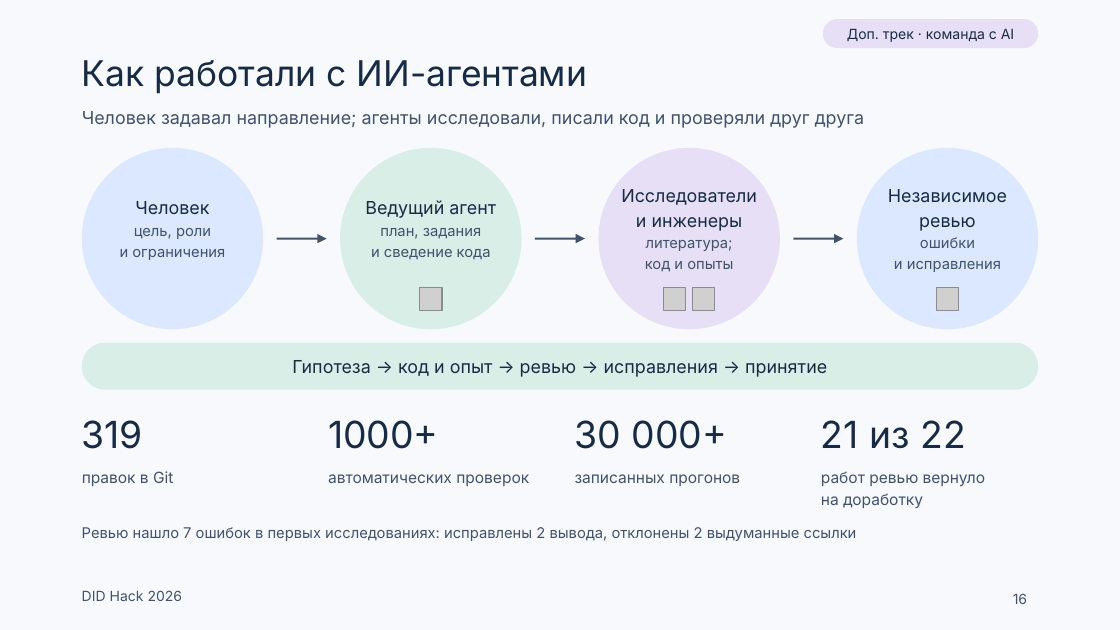
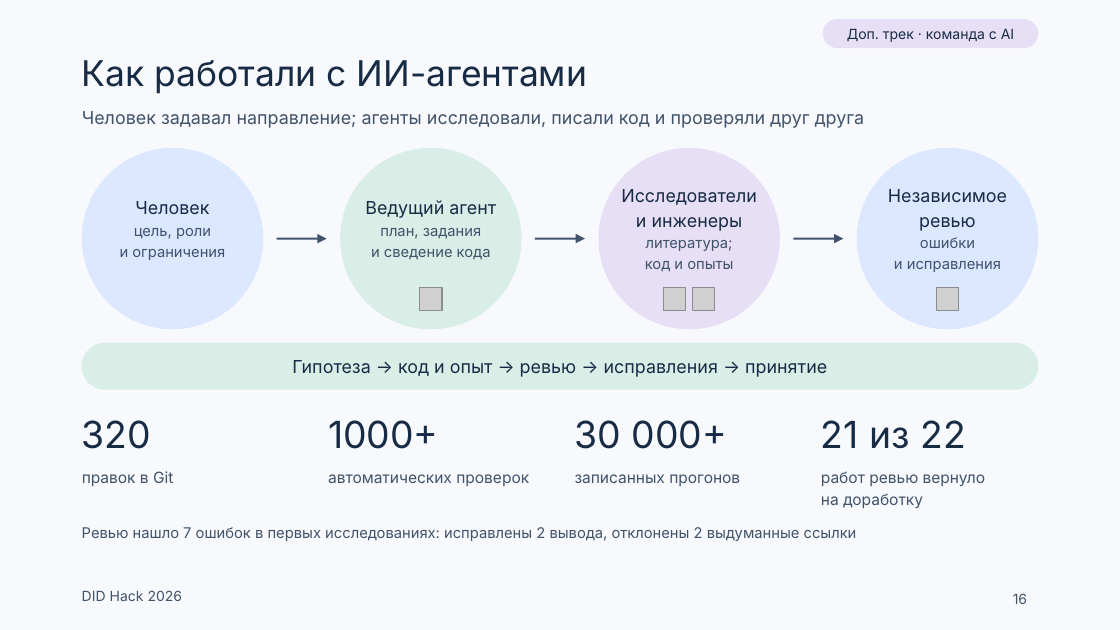
Before and after one commit to Mput13/did-hack, a slide deck: slide 16 of presentation/team/DID_final.pptx. Drawn at 1120x630 pixels with LibreOffice and Linux fonts; fonts in the diff are those of the drawing; grey boxes stand for pictures. Boxes give left, top, right and bottom in pixels: in the first picture for what was removed or moved away, otherwise in the second. Text is boxed around its words. In the diff, an @@ line names an element or a change of style, - is before the commit and + after.

```diff
--- a/presentation/team/DID_final.pptx
+++ b/presentation/team/DID_final.pptx
@@ text at bbox=[82, 420, 151, 449]: text changed @@
-319
+320
```
Also in this commit, not shown: 1 other slide changed, 6 other files.
